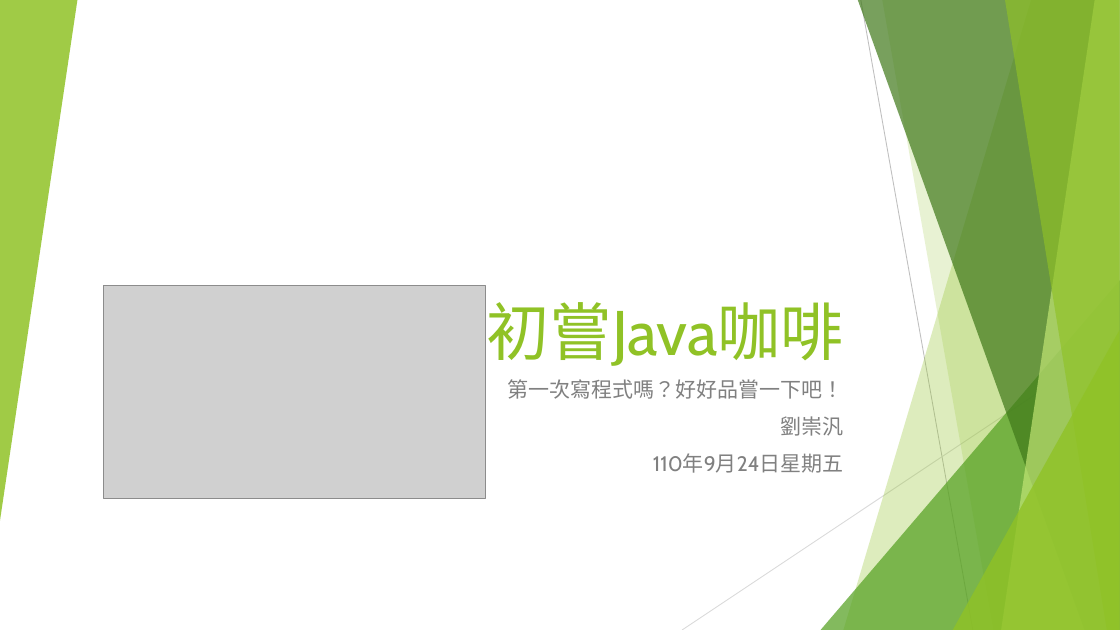
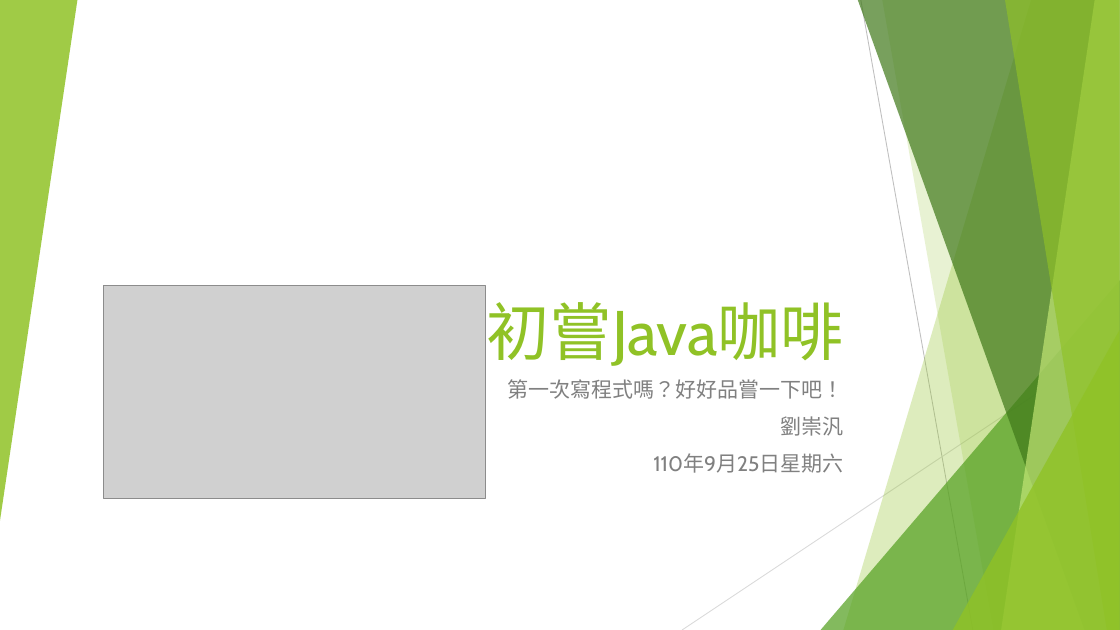
Before and after one commit to liulawsi/My_PPTs, a slide deck: slide 1 of LCC/Java/01_初嘗Java咖啡_HelloWorld.pptx. Drawn at 1120x630 pixels with LibreOffice and Linux fonts; fonts in the diff are those of the drawing; grey boxes stand for pictures. Boxes give left, top, right and bottom in pixels: in the first picture for what was removed or moved away, otherwise in the second. Text is boxed around its words. In the diff, an @@ line names an element or a change of style, - is before the commit and + after.

```diff
--- a/LCC/Java/01_初嘗Java咖啡_HelloWorld.pptx
+++ b/LCC/Java/01_初嘗Java咖啡_HelloWorld.pptx
@@ subtitle at (653,453,843,473): text changed @@
-110年9月24日星期五
+110年9月25日星期六
```
Also in this commit, not shown: 42 other slides changed, 4 other files.
